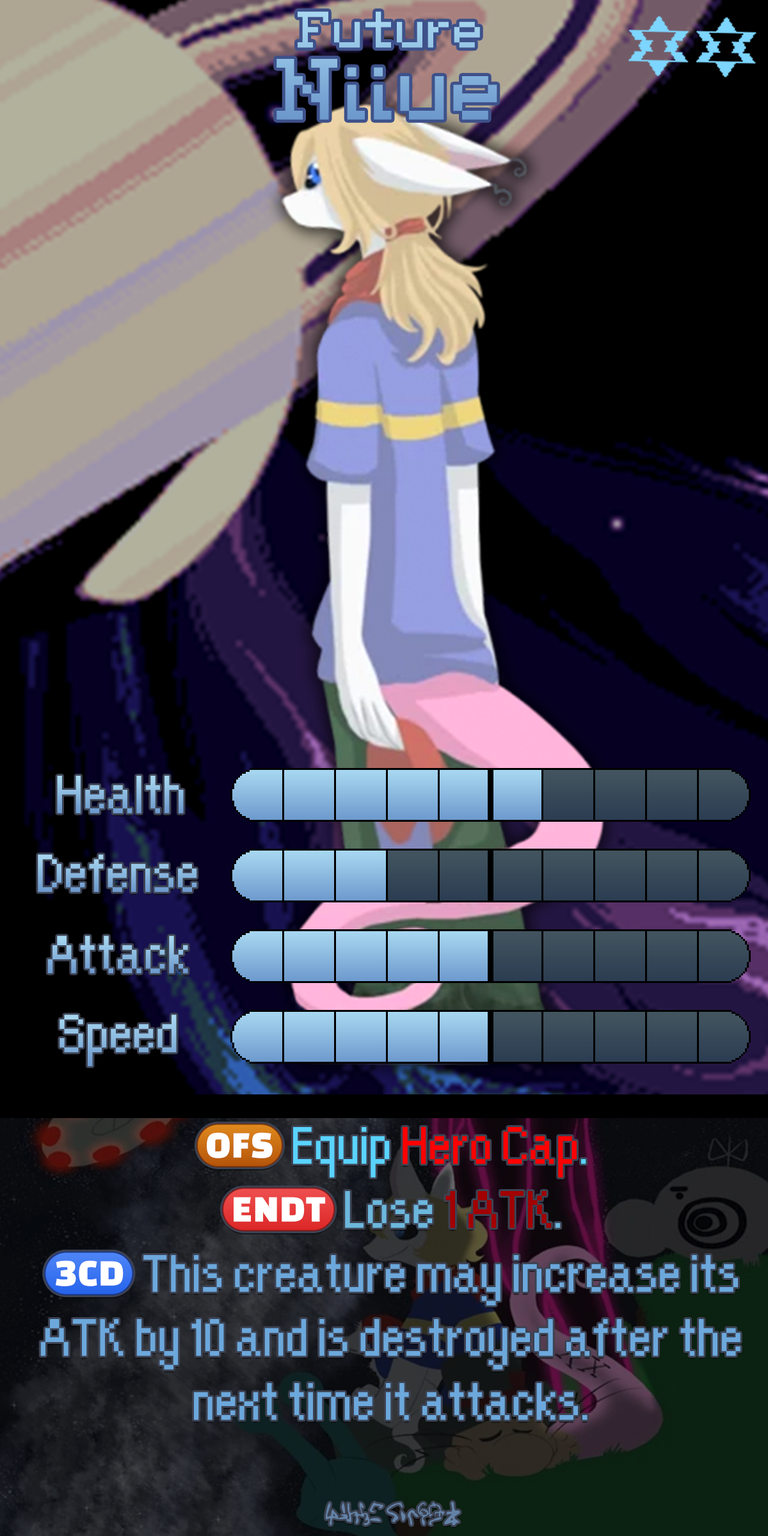
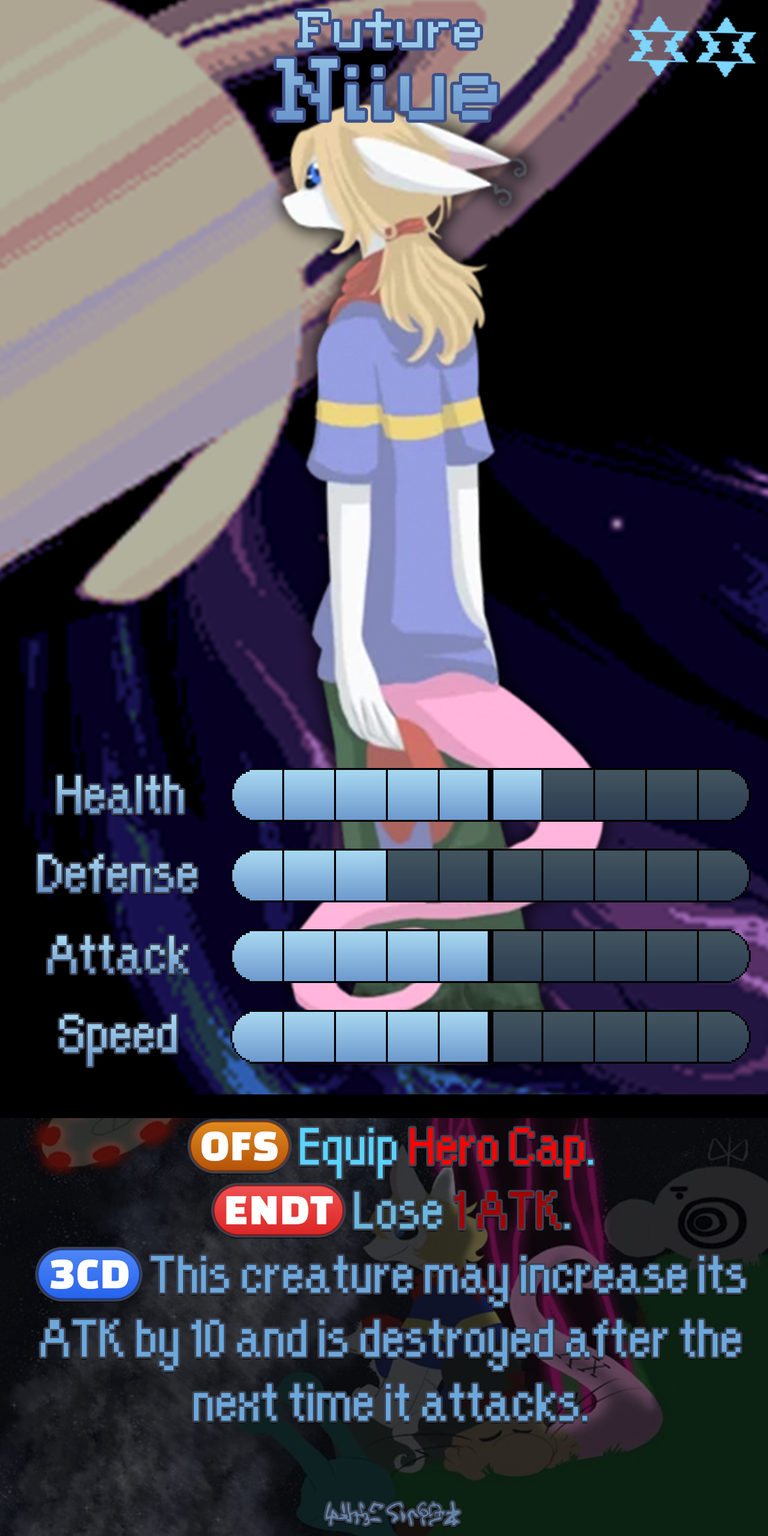
Layers edited between the first and the second 768×1536 image:
painted on "Ability" over [37, 1120, 746, 1421]
